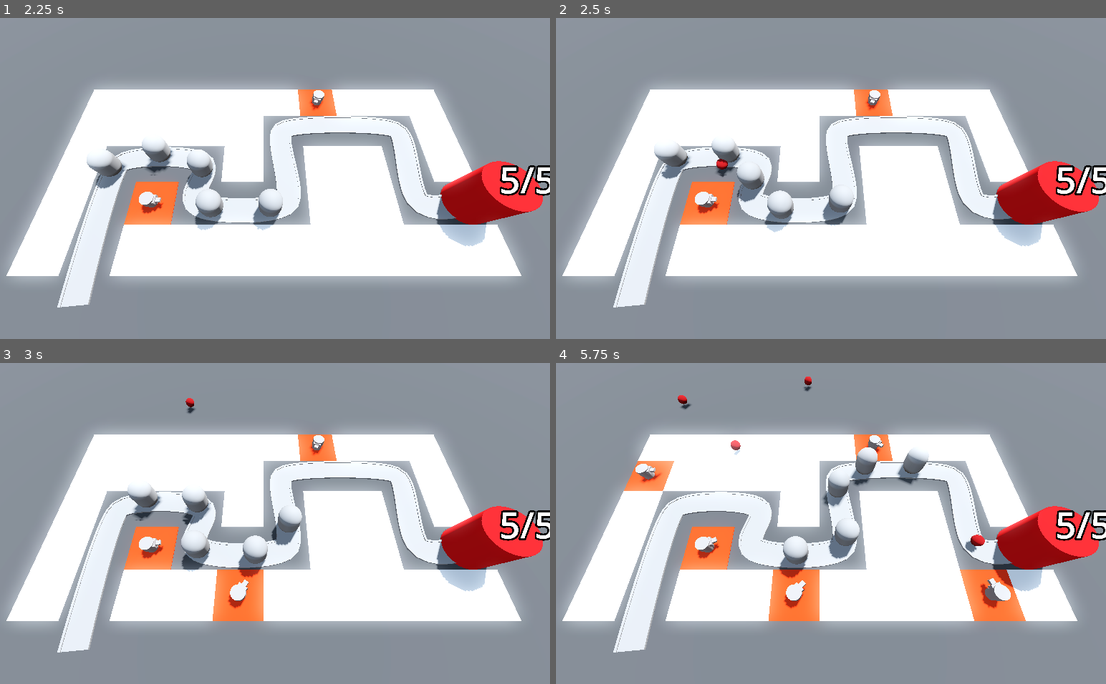
Above: before the commit, frames 1-4 (two rows, left to right).
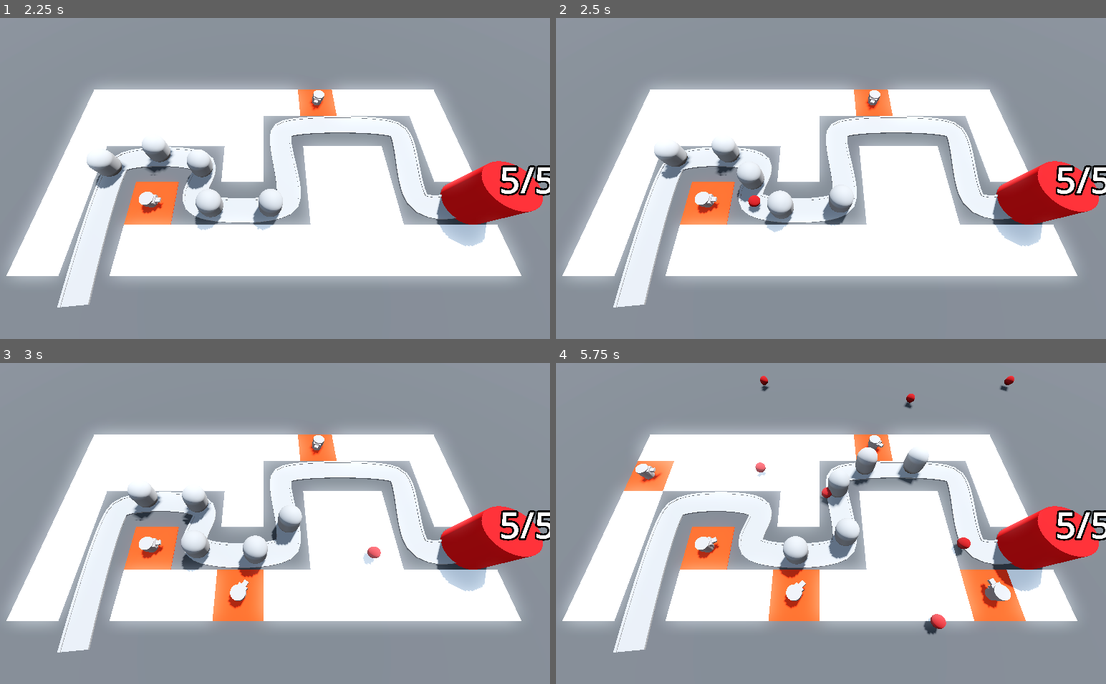
Above: after the commit, the same moments.

Repository: SugarF0x/barblast-3d
Game: Godot game, scene res://BaseLevel.tscn
Same seed, same stepped clock (60 frames per second), same inputs: the game is played once before the commit and once after it.
Inputs (mouse positions are in pixels of both pictures, inside the frame that each line leads up to):
- Up to frame 1 (2.25 s): move the mouse to (390, 162) at 0.52 s; click (390, 162) at 0.6 s; move the mouse to (148, 194) at 1.27 s; click (148, 194) at 1.35 s; move the mouse to (319, 107) at 2.02 s; click (319, 107) at 2.1 s
- Up to frame 2 (2.5 s): no input
- Up to frame 3 (3 s): move the mouse to (236, 587) at 2.77 s; click (236, 587) at 2.85 s
- Up to frame 4 (5.75 s): move the mouse to (990, 571) at 3.52 s; click (990, 571) at 3.6 s; move the mouse to (649, 475) at 4.27 s; click (649, 475) at 4.35 s; move the mouse to (847, 523) at 5.02 s; click (847, 523) at 5.1 s

Frame 1 is identical in both runs. In frame 2, 0.2% of the frame differs, in the area x 29-38%, y 43-61%; in frame 3, 0.2%; in frame 4, 0.8%, in the area x 22-84%, y 4-85%.

Commit message:
set projectile direction towards enemy target

Diff:
--- a/Turret/turret.gd
+++ b/Turret/turret.gd
@@ -8,17 +8,20 @@
 
 
 var enemy_path: Path3D
+var target_position: Vector3
 
 
 func _physics_process(delta: float) -> void:
-	var enemy = enemy_path.get_children().back()
-	look_at(enemy.global_position, Vector3.UP, true)
+	target_position = enemy_path.get_children().back().global_position
+	look_at(target_position, Vector3.UP, true)
 
 
 func fire():
 	var projectile = projectile_scene.instantiate()
 	add_child(projectile)
 	projectile.global_position = barrel.global_position
+	projectile.direction = projectile.global_position.direction_to(target_position)
+	projectile.direction.y = 0
 
 
 func _on_fire_rate_timer_timeout() -> void: fire()
